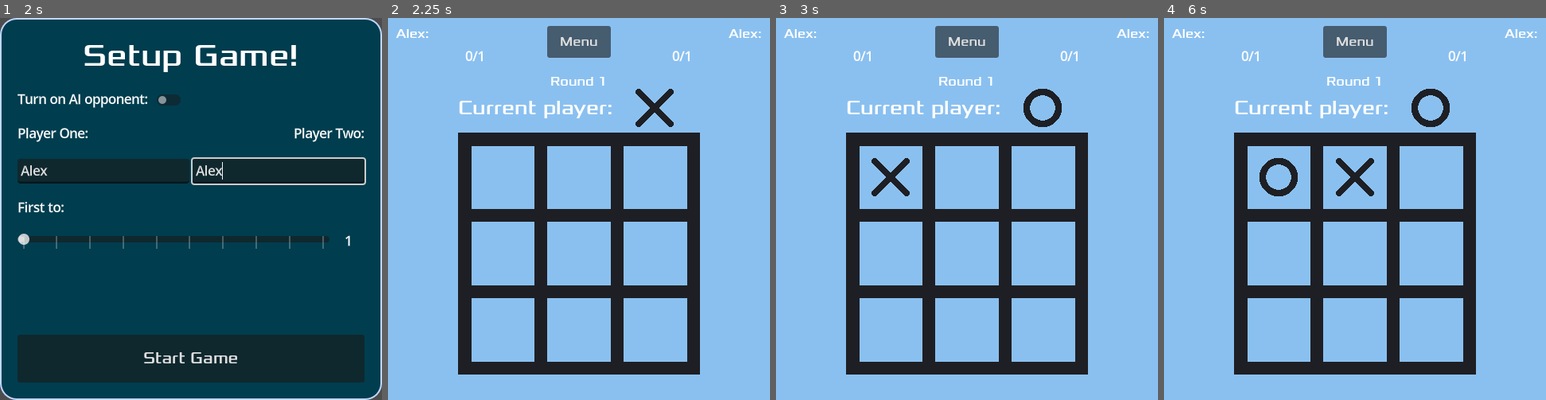
Above: before the commit, frames 1-4 (left to right).
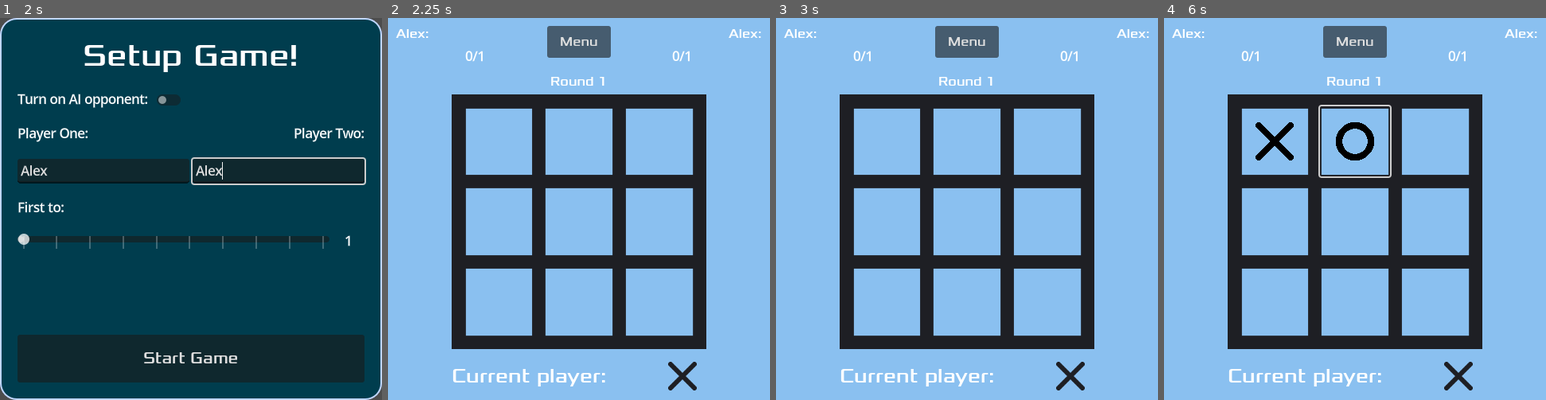
Above: after the commit, the same moments.

Repository: KaiRJ/tictactoe
Game: Godot game, scene res://scenes/main_menu/main_menu.tscn
Same seed, same stepped clock (60 frames per second), same inputs: the game is played once before the commit and once after it.
Inputs (mouse positions are in pixels of both pictures, inside the frame that each line leads up to):
- Up to frame 1 (2 s): click "Start Game" at 0.5 s; click (103, 170) at 1.27 s; type "Alex" at 1.35 s; click (278, 170) at 1.5 s; type "Alex" at 1.58 s
- Up to frame 2 (2.25 s): click "Start Game" at 2 s
- Up to frame 3 (3 s): click (890, 178) at 2.77 s
- Up to frame 4 (6 s): click "Menu" at 3.5 s; click "Continue" at 4.25 s; click (1274, 140) at 5.02 s; click (1355, 140) at 5.77 s

Frame 1 is identical in both runs. In frame 2, 21% of the frame differs, in the area x 16-84%, y 18-98%; in frame 3, 22%; in frame 4, 23%.

Commit message:
Add smart AI option

Diff:
--- a/scenes/board/board.gd
+++ b/scenes/board/board.gd
@@ -1,4 +1,5 @@
-extends Sprite2D
+extends VBoxContainer
+class_name Board
 
 signal winner(player : int)
 
@@ -6,13 +7,12 @@
 @export var player2 : CompressedTexture2D
 
 var board_data
-var current_player : Constants.Player
+var current_player: Constants.Player
 
 
 func _ready():
 	# connect all the square signals to the board
-	var squares = get_tree().get_nodes_in_group("squares")
-	for square : Square in squares:
+	for square: Square in get_tree().get_nodes_in_group("squares"):
 		square.square_pressed.connect(_on_square_pressed.bind(square))
 
 
@@ -40,18 +40,14 @@
 
 
 func _on_square_pressed(square : Square):
-	square.set_button_visability(false)
-
-	# Save the players choice on the board_data
-	var grid_position = square.get_grid_position()
-	board_data[grid_position.x][grid_position.y] = current_player
+	board_data[square.grid_position.x][square.grid_position.y] = current_player
 
 	# Set the squares face by the current player
 	match current_player:
 		Constants.Player.ONE:
-			square.set_face_texture(player1)
+			square.icon = player1
 		Constants.Player.TWO:
-			square.set_face_texture(player2)
+			square.icon = player2
 
 	if check_for_game_end():
 		return
@@ -63,60 +59,92 @@
 
 
 func check_for_game_end() -> bool:
-	if check_for_win():
-		freeze_board(true)
+	if check_for_win(board_data):
+		disable_free_squares(true)
 		winner.emit(current_player)
 		return true
 
-	if check_for_draw():
-		freeze_board(true)
+	if check_for_draw(board_data):
+		disable_free_squares(true)
 		winner.emit(Constants.Player.NONE)
 		return true
 
 	return false
 
 
-func check_for_win() -> bool:
+func check_for_win(board) -> bool:
 	var winner_found : bool = false
 
 	# Check if any rows or columns are complete
-	for i in len(board_data):
-		if (abs(board_data[i][0] + board_data[i][1] + board_data[i][2]) == 3
-			or abs(board_data[0][i] + board_data[1][i] + board_data[2][i]) == 3):
+	for i in len(board):
+		if (abs(board[i][0] + board[i][1] + board[i][2]) == 3
+			or abs(board[0][i] + board[1][i] + board[2][i]) == 3):
 				winner_found = true
 
 	# Check the diagonals
-	if (abs(board_data[0][0] + board_data[1][1] + board_data[2][2]) == 3
-		or abs(board_data[0][2] + board_data[1][1] + board_data[2][0]) == 3):
+	if (abs(board[0][0] + board[1][1] + board[2][2]) == 3
+		or abs(board[0][2] + board[1][1] + board[2][0]) == 3):
 			winner_found = true
 
 	return winner_found
 
 
-func check_for_draw() -> bool:
+func check_for_draw(board) -> bool:
 	var draw_found : bool = false
 
 	var total = 0
-	for i in len(board_data):
-		for j in len(board_data):
-			total += board_data[i][j]**2
+	for i in len(board):
+		for j in len(board):
+			total += board[i][j]**2
 	if total == 9:
 		draw_found = true
 
 	return draw_found
 
 
-func make_ai_move() -> void:
-	var free_squares: Array[Square] = []
-	# TODO on a press i could remove the buttom from a "free" group and just get them
-	# then on a new game/reset, move them all back
-	for square : Square in get_tree().get_nodes_in_group("squares"):
-		if square.visible:
-			free_squares.append(square)
-
-	var random_square: Square = free_squares.pick_random()
-	random_square._on_button_pressed()
+func disable_free_squares(dis: bool):
+	get_tree().call_group("free_squares", "disable", dis)
 
 
-func freeze_board(freeze : bool) -> void:
-	get_tree().call_group("squares", "set_button_visability", not freeze)
+func make_ai_move() -> void:
+	await get_tree().create_timer(0.5).timeout
+	if (Globals.ai_mode == Constants.AI.EASY):
+		pick_random()._on_pressed()
+	else:
+		pick_smart()._on_pressed()
+
+
+func pick_random() -> Square:
+	var free_squares := get_tree().get_nodes_in_group("free_squares")
+	var random_square: Square = free_squares.pick_random()
+	return random_square
+
+
+func pick_smart() -> Square:
+	var losing_move: Square = null
+	var free_squares = get_tree().get_nodes_in_group("free_squares")
+
+	for i in range(len(free_squares)):
+		# create copy of board and make a pretend AI move
+		var newboard = board_data.duplicate(true)
+		var candidate = free_squares[i]
+		newboard[candidate.grid_position.x][candidate.grid_position.y] = Constants.Player.TWO
+		if (check_for_win(newboard)):
+			return candidate
+
+		# check if opponent can win on their next turn
+		var second_candidates = free_squares.duplicate()
+		second_candidates.remove_at(i)
+		for j in range(len(second_candidates)):
+			var second_candidate = second_candidates[j]
+			newboard[second_candidate.grid_position.x][second_candidate.grid_position.y] = Constants.Player.ONE
+
+			if (check_for_win(newboard)):
+				losing_move = second_candidate
+
+			# if opponent has a winning move, block it
+			if (losing_move != null):
+				return losing_move
+
+	# otherwise return a random choice
+	return pick_random()
--- a/scenes/board/board.tscn
+++ b/scenes/board/board.tscn
@@ -7,61 +7,100 @@
 [ext_resource type="Texture2D" uid="uid://d7uox6ygm4f4" path="res://art/o.png" id="4_ir24l"]
 [ext_resource type="FontFile" uid="uid://cl116rahkaxh4" path="res://art/Xolonium-Regular.ttf" id="5_ci4ar"]
 
-[node name="Board" type="Sprite2D"]
-texture = ExtResource("1_vi572")
+[node name="Board" type="VBoxContainer"]
+custom_minimum_size = Vector2(320, 0)
+anchors_preset = 7
+anchor_left = 0.5
+anchor_top = 1.0
+anchor_right = 0.5
+anchor_bottom = 1.0
+offset_left = -160.0
+offset_top = -384.0
+offset_right = 160.0
+grow_horizontal = 2
+grow_vertical = 0
+size_flags_horizontal = 4
 script = ExtResource("2_bfbbh")
 player1 = ExtResource("3_b6u2j")
 player2 = ExtResource("4_ir24l")
 
+[node name="TextureRect" type="TextureRect" parent="."]
+layout_mode = 2
+size_flags_horizontal = 3
+size_flags_vertical = 3
+texture = ExtResource("1_vi572")
+expand_mode = 5
+
+[node name="MarginContainer" type="MarginContainer" parent="TextureRect"]
+layout_mode = 1
+anchors_preset = 15
+anchor_right = 1.0
+anchor_bottom = 1.0
+grow_horizontal = 2
+grow_vertical = 2
+theme_override_constants/margin_left = 13
+theme_override_constants/margin_top = 13
+theme_override_constants/margin_right = 13
+theme_override_constants/margin_bottom = 13
+
+[node name="GridContainer" type="GridContainer" parent="TextureRect/MarginContainer"]
+layout_mode = 2
+size_flags_horizontal = 4
+size_flags_vertical = 4
+theme_override_constants/h_separation = 13
+theme_override_constants/v_separation = 13
+columns = 3
+
+[node name="TopLeft" parent="TextureRect/MarginContainer/GridContainer" instance=ExtResource("2_eagde")]
+layout_mode = 2
+size_flags_horizontal = 2
+
+[node name="TopMiddle" parent="TextureRect/MarginContainer/GridContainer" instance=ExtResource("2_eagde")]
+layout_mode = 2
+grid_position = Vector2i(0, 1)
+
+[node name="TopRight" parent="TextureRect/MarginContainer/GridContainer" instance=ExtResource("2_eagde")]
+layout_mode = 2
+grid_position = Vector2i(0, 2)
+
+[node name="MiddleLeft" parent="TextureRect/MarginContainer/GridContainer" instance=ExtResource("2_eagde")]
+layout_mode = 2
+grid_position = Vector2i(1, 0)
+
+[node name="Middle" parent="TextureRect/MarginContainer/GridContainer" instance=ExtResource("2_eagde")]
+layout_mode = 2
+grid_position = Vector2i(1, 1)
+
+[node name="MiddleRight" parent="TextureRect/MarginContainer/GridContainer" instance=ExtResource("2_eagde")]
+layout_mode = 2
+grid_position = Vector2i(1, 2)
+
+[node name="BottomLeft" parent="TextureRect/MarginContainer/GridContainer" instance=ExtResource("2_eagde")]
+layout_mode = 2
+grid_position = Vector2i(2, 0)
+
+[node name="BottomMiddle" parent="TextureRect/MarginContainer/GridContainer" instance=ExtResource("2_eagde")]
+layout_mode = 2
+grid_position = Vector2i(2, 1)
+
+[node name="BottomRight" parent="TextureRect/MarginContainer/GridContainer" instance=ExtResource("2_eagde")]
+layout_mode = 2
+grid_position = Vector2i(2, 2)
+
 [node name="HBoxContainer" type="HBoxContainer" parent="."]
-anchors_preset = 10
-anchor_right = 1.0
-offset_left = -152.0
-offset_top = -223.0
-offset_right = -152.0
-offset_bottom = -143.0
-grow_horizontal = 2
+custom_minimum_size = Vector2(0, 60)
+layout_mode = 2
+size_flags_vertical = 8
 
 [node name="Label" type="Label" parent="HBoxContainer"]
 layout_mode = 2
+size_flags_horizontal = 3
 theme_override_fonts/font = ExtResource("5_ci4ar")
 theme_override_font_sizes/font_size = 25
 text = "Current player: "
 
 [node name="TextureRect" type="TextureRect" parent="HBoxContainer"]
-custom_minimum_size = Vector2(80, 80)
+custom_minimum_size = Vector2(60, 60)
 layout_mode = 2
-
-[node name="TopLeft" parent="." instance=ExtResource("2_eagde")]
-position = Vector2(-96, -96)
-
-[node name="TopMiddle" parent="." instance=ExtResource("2_eagde")]
-position = Vector2(0, -96)
-grid_position = Vector2i(0, 1)
-
-[node name="TopRight" parent="." instance=ExtResource("2_eagde")]
-position = Vector2(96, -96)
-grid_position = Vector2i(0, 2)
-
-[node name="MiddleLeft" parent="." instance=ExtResource("2_eagde")]
-position = Vector2(-96, 0)
-grid_position = Vector2i(1, 0)
-
-[node name="Middle" parent="." instance=ExtResource("2_eagde")]
-grid_position = Vector2i(1, 1)
-
-[node name="MiddleRight" parent="." instance=ExtResource("2_eagde")]
-position = Vector2(96, 0)
-grid_position = Vector2i(1, 2)
-
-[node name="BottomLeft" parent="." instance=ExtResource("2_eagde")]
-position = Vector2(-96, 96)
-grid_position = Vector2i(2, 0)
-
-[node name="BottomMiddle" parent="." instance=ExtResource("2_eagde")]
-position = Vector2(0, 96)
-grid_position = Vector2i(2, 1)
-
-[node name="BottomRight" parent="." instance=ExtResource("2_eagde")]
-position = Vector2(96, 96)
-grid_position = Vector2i(2, 2)
+expand_mode = 5
+stretch_mode = 4
--- a/scenes/in_game_menu/in_game_menu.gd
+++ b/scenes/in_game_menu/in_game_menu.gd
@@ -3,9 +3,9 @@
 signal continue_game
 signal quit_game
 
-@onready var label = $PanelContainer/MarginContainer/VBoxContainer/Label
-@onready var continue_button = $PanelContainer/MarginContainer/VBoxContainer/ContinueButton
-@onready var quit_button = $PanelContainer/MarginContainer/VBoxContainer/QuitButton
+@onready var label = $%Label
+@onready var continue_button = $%ContinueButton
+@onready var quit_button = $%QuitButton
 
 
 func update_label(text: String) -> void:
--- a/scenes/in_game_menu/in_game_menu.tscn
+++ b/scenes/in_game_menu/in_game_menu.tscn
@@ -15,32 +15,34 @@
 corner_radius_bottom_right = 20
 corner_radius_bottom_left = 20
 
-[node name="InGameMenu" type="Control"]
-layout_mode = 3
-anchors_preset = 0
-script = ExtResource("1_mis6w")
-
-[node name="PanelContainer" type="PanelContainer" parent="."]
-layout_mode = 1
-anchors_preset = 15
-anchor_right = 1.0
-anchor_bottom = 1.0
+[node name="InGameMenu" type="PanelContainer"]
+anchors_preset = 8
+anchor_left = 0.5
+anchor_top = 0.5
+anchor_right = 0.5
+anchor_bottom = 0.5
+offset_left = -132.0
+offset_top = -90.5
+offset_right = 132.0
+offset_bottom = 90.5
 grow_horizontal = 2
 grow_vertical = 2
 theme_override_styles/panel = SubResource("StyleBoxFlat_fjhrs")
+script = ExtResource("1_mis6w")
 
-[node name="MarginContainer" type="MarginContainer" parent="PanelContainer"]
+[node name="MarginContainer" type="MarginContainer" parent="."]
 layout_mode = 2
 theme_override_constants/margin_left = 20
 theme_override_constants/margin_top = 20
 theme_override_constants/margin_right = 20
 theme_override_constants/margin_bottom = 20
 
-[node name="VBoxContainer" type="VBoxContainer" parent="PanelContainer/MarginContainer"]
+[node name="VBoxContainer" type="VBoxContainer" parent="MarginContainer"]
 layout_mode = 2
 theme_override_constants/separation = 20
 
-[node name="Label" type="Label" parent="PanelContainer/MarginContainer/VBoxContainer"]
+[node name="Label" type="Label" parent="MarginContainer/VBoxContainer"]
+unique_name_in_owner = true
 custom_minimum_size = Vector2(220, 0)
 layout_mode = 2
 theme_override_fonts/font = ExtResource("2_ftyy5")
@@ -50,19 +52,21 @@
 autowrap_mode = 2
 metadata/_edit_use_anchors_ = true
 
-[node name="ContinueButton" type="Button" parent="PanelContainer/MarginContainer/VBoxContainer"]
+[node name="ContinueButton" type="Button" parent="MarginContainer/VBoxContainer"]
+unique_name_in_owner = true
 layout_mode = 2
 theme_override_fonts/font = ExtResource("2_ftyy5")
 theme_override_font_sizes/font_size = 20
 text = "Continue"
 metadata/_edit_use_anchors_ = true
 
-[node name="QuitButton" type="Button" parent="PanelContainer/MarginContainer/VBoxContainer"]
+[node name="QuitButton" type="Button" parent="MarginContainer/VBoxContainer"]
+unique_name_in_owner = true
 layout_mode = 2
 theme_override_fonts/font = ExtResource("2_ftyy5")
 theme_override_font_sizes/font_size = 20
 text = "Quit"
 metadata/_edit_use_anchors_ = true
 
-[connection signal="pressed" from="PanelContainer/MarginContainer/VBoxContainer/ContinueButton" to="." method="_on_continue_button_pressed"]
-[connection signal="pressed" from="PanelContainer/MarginContainer/VBoxContainer/QuitButton" to="." method="_on_quit_button_pressed"]
+[connection signal="pressed" from="MarginContainer/VBoxContainer/ContinueButton" to="." method="_on_continue_button_pressed"]
+[connection signal="pressed" from="MarginContainer/VBoxContainer/QuitButton" to="." method="_on_quit_button_pressed"]
--- a/scenes/main_game/main_game.gd
+++ b/scenes/main_game/main_game.gd
@@ -67,7 +67,7 @@
 
 
 func show_in_game_menu(label_text: String, show_continue_button: bool, show_quit_button: bool) -> void:
-	$Board.freeze_board(true)
+	$Board.disable_free_squares(true)
 	$InGameMenu.update_label(label_text)
 	$InGameMenu.show_continue_button(show_continue_button)
 	$InGameMenu.show_quit_button(show_quit_button)
@@ -79,7 +79,7 @@
 
 
 func _on_in_game_menu_continue_game():
-	$Board.freeze_board(false)
+	$Board.disable_free_squares(false)
 	$InGameMenu.hide()
 
 
--- a/scenes/main_game/main_game.tscn
+++ b/scenes/main_game/main_game.tscn
@@ -17,21 +17,13 @@
 mouse_filter = 2
 color = Color(0.540435, 0.754487, 0.938484, 1)
 
-[node name="Board" parent="." instance=ExtResource("2_6eclk")]
-position = Vector2(240, 296)
-
 [node name="HUD" parent="." instance=ExtResource("3_i3kwu")]
 
+[node name="Board" parent="." instance=ExtResource("2_6eclk")]
+
 [node name="InGameMenu" parent="." instance=ExtResource("5_ldk84")]
-anchors_preset = 8
-anchor_left = 0.5
-anchor_top = 0.5
-anchor_right = 0.5
-anchor_bottom = 0.5
-grow_horizontal = 2
-grow_vertical = 2
 
+[connection signal="show_in_game_menu" from="HUD" to="." method="_on_hud_show_in_game_menu"]
 [connection signal="winner" from="Board" to="." method="_on_board_winner"]
-[connection signal="show_in_game_menu" from="HUD" to="." method="_on_hud_show_in_game_menu"]
 [connection signal="continue_game" from="InGameMenu" to="." method="_on_in_game_menu_continue_game"]
 [connection signal="quit_game" from="InGameMenu" to="." method="_on_in_game_menu_quit_game"]
--- a/scenes/square/square.gd
+++ b/scenes/square/square.gd
@@ -1,4 +1,4 @@
-extends Area2D
+extends Button
 class_name Square
 
 signal square_pressed(square: Square)
@@ -7,21 +7,20 @@
 
 
 func reset():
-	$Face.texture = null
-	set_button_visability(true)
+	set_icon(null)
+	disable(false)
+	self.add_to_group("free_squares")
 
 
-func get_grid_position() -> Vector2i:
-	return grid_position
+func set_icon(player: CompressedTexture2D):
+	self.icon = player
 
 
-func set_button_visability(visable : bool):
-	$Button.visible = visable
+func disable(dis: bool):
+	self.disabled = dis
 
 
-func set_face_texture(player_symbol : CompressedTexture2D):
-	$Face.texture = player_symbol
-
-
-func _on_button_pressed():
+func _on_pressed() -> void:
+	disable(true)
+	self.remove_from_group("free_squares")
 	square_pressed.emit()
--- a/scenes/square/square.tscn
+++ b/scenes/square/square.tscn
@@ -2,17 +2,25 @@
 
 [ext_resource type="Script" uid="uid://bfojohxud3uvn" path="res://scenes/square/square.gd" id="1_qj746"]
 
-[node name="Square" type="Area2D" groups=["squares"]]
+[node name="Square" type="Button" groups=["squares"]]
+custom_minimum_size = Vector2(88, 88)
+anchors_preset = 8
+anchor_left = 0.5
+anchor_top = 0.5
+anchor_right = 0.5
+anchor_bottom = 0.5
+offset_left = -44.0
+offset_top = -44.0
+offset_right = 44.0
+offset_bottom = 44.0
+grow_horizontal = 2
+grow_vertical = 2
+size_flags_horizontal = 3
+size_flags_vertical = 3
+theme_type_variation = &"FlatButton"
+theme_override_colors/icon_disabled_color = Color(0, 0, 0, 1)
+toggle_mode = true
 script = ExtResource("1_qj746")
 metadata/_edit_group_ = true
 
-[node name="Face" type="Sprite2D" parent="."]
-
-[node name="Button" type="Button" parent="."]
-offset_left = -48.0
-offset_top = -48.0
-offset_right = 48.0
-offset_bottom = 48.0
-theme_type_variation = &"FlatButton"
-
-[connection signal="pressed" from="Button" to="." method="_on_button_pressed"]
+[connection signal="pressed" from="." to="." method="_on_pressed"]
